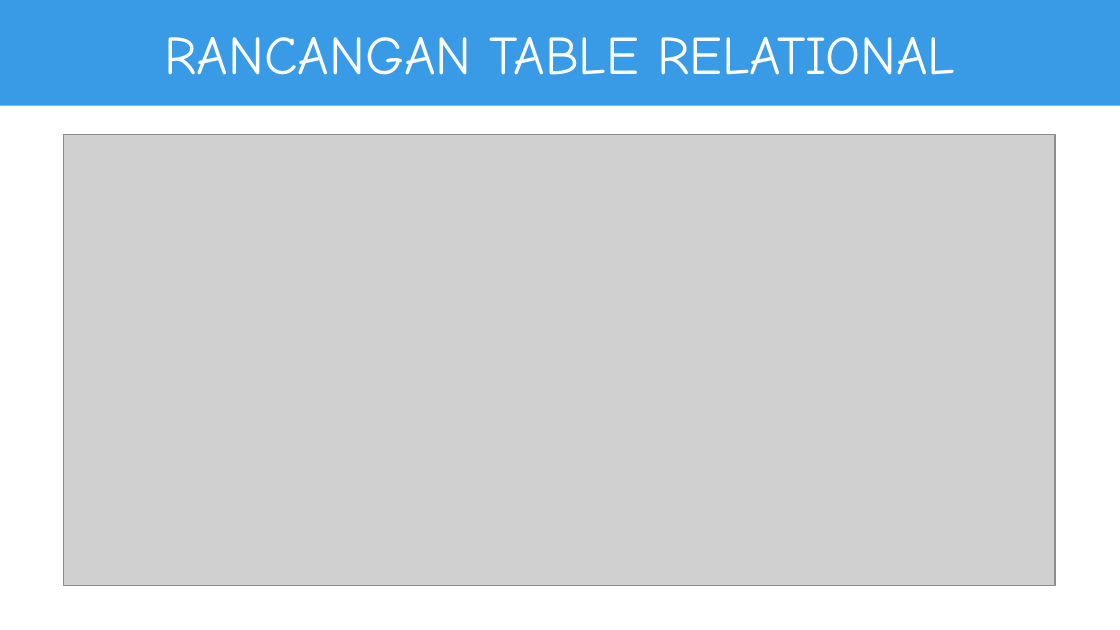
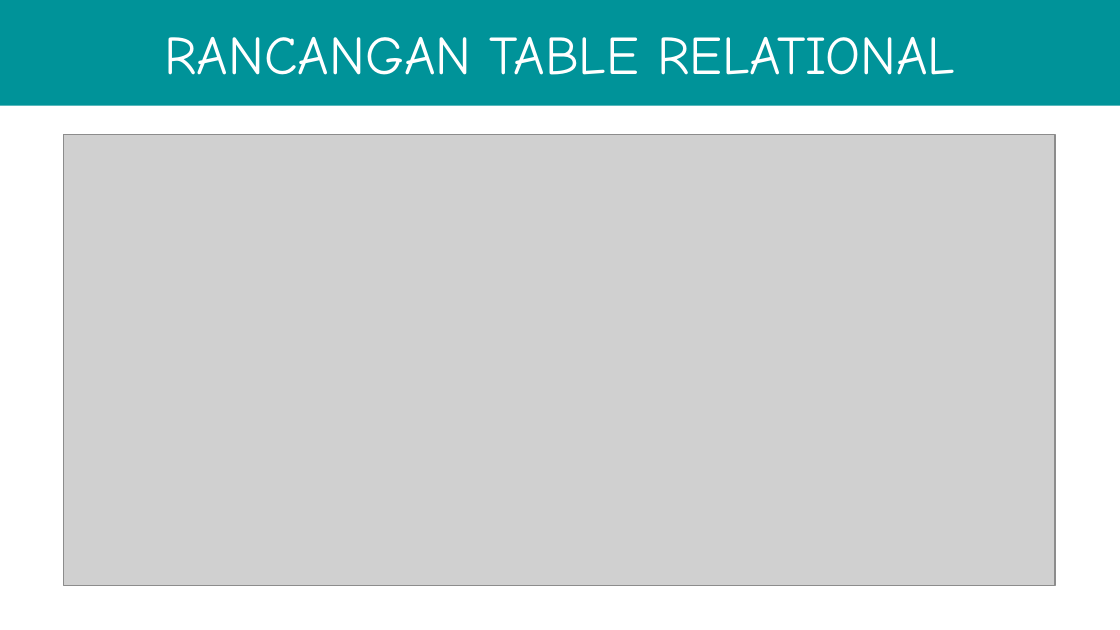
Before and after one commit to rizqillah-pnl/Laporan-Magang, a slide deck: slide 11 of PPT Project Magang - GeoBase.pptx (slide 7 before the commit). Drawn at 1120x630 pixels with LibreOffice and Linux fonts; fonts in the diff are those of the drawing; grey boxes stand for pictures. Boxes give left, top, right and bottom in pixels: in the first picture for what was removed or moved away, otherwise in the second. Text is boxed around its words. In the diff, an @@ line names an element or a change of style, - is before the commit and + after.

```diff
--- a/PPT Project Magang - GeoBase.pptx
+++ b/PPT Project Magang - GeoBase.pptx
@@ rectangle at [0,0,1120,105]: fill #399BE6 to #009399 @@
```
Also in this commit, not shown: 2 other slides changed, 4 slides added, 1 other file.
